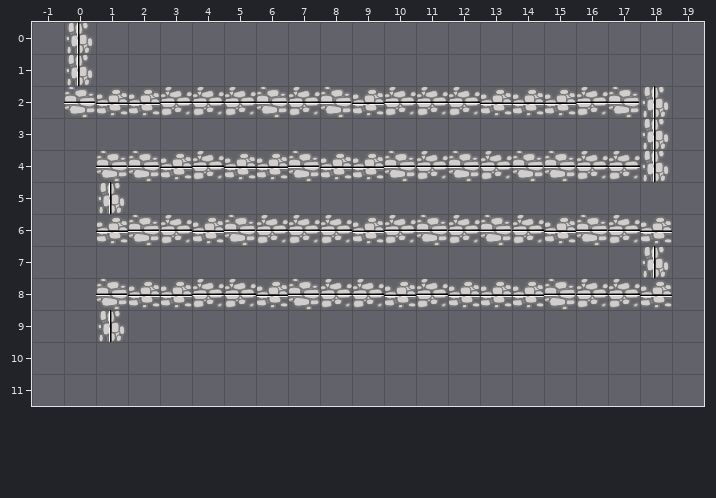
Tiled map, stored at dist/assets/maps/iphone.tmx. This is how it looked before the edit.
Cells are 32x32 px. Shown: x -1..19, y 0..11.
Once edited:
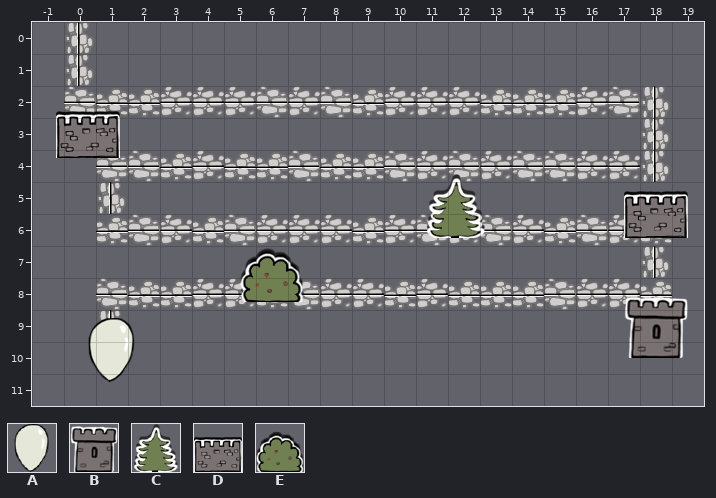
Key: from "balloons": A 0 "balloon"; from "props": B 3 "tower", C 6 "tree", D 7 "wall"; from "shrub_spritesheet": E 0.
Objects are placed by their top-left corner, in cells (3,4 is the top-left corner of cell 3,4); size is 1x1 cell unless given.
The commit says: can load props from map file
The edit:
Layer "balloons" (added):
A new object: A "BALLOON" at 0.5,9.2 size 2x2.
Layer "props" (added):
A new object: D "PROP_WALL" at -0.2,2.2 size 2x2.
A new object: D "PROP_WALL" at 17.5,4.8 size 2x2.
A new object: C "PROP_TREE" at 11.2,4.8 size 2x2.
A new object: E "PROP_SHRUB" at 5.5,6.8 size 2x2.
A new object: B "PROP_TOWER" at 17.5,8.5 size 2x2.
Boxes around the changes in both pictures, in picture pixels (x1, y1, x2, y2):
added: (56, 110, 120, 158)
added: (426, 174, 485, 238)
added: (624, 191, 688, 238)
added: (240, 248, 304, 302)
added: (625, 297, 688, 358)
added: (88, 318, 135, 382)
